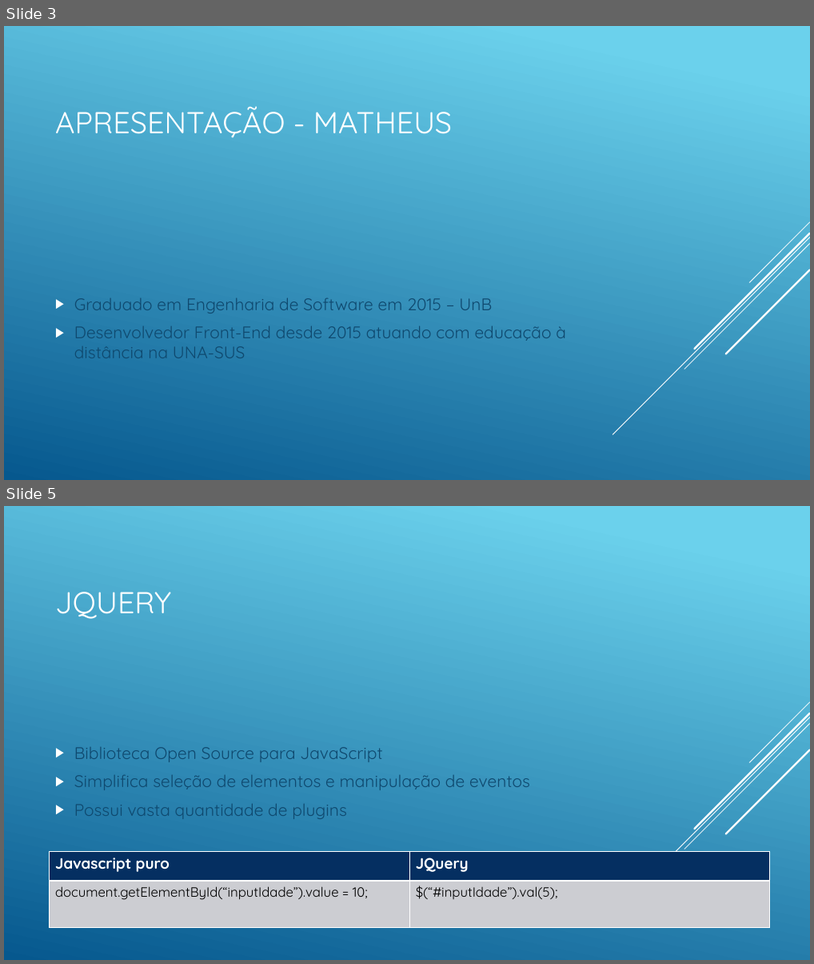
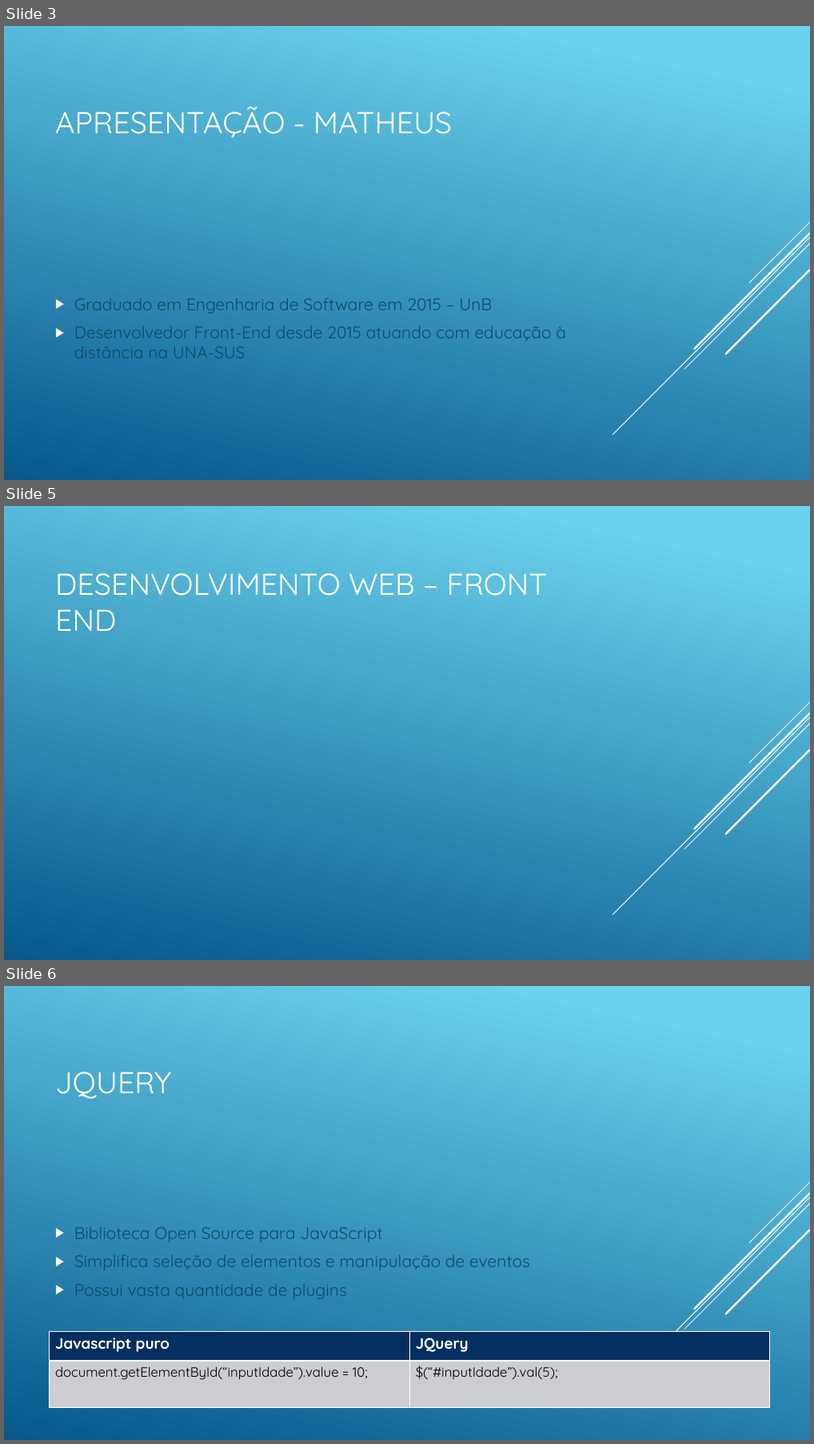
Before and after one commit to matheustristao/AulaFrontEnd, a slide deck: front-end.pptx. Shown one above the other, each under a label of ours: slides 3 and 5 before the commit, slides 3, 5 and 6 after it; the slides between them are not shown. The pictures are 814x964 and 814x1444 pixels, drawn with LibreOffice and Linux fonts; fonts in the diff are those of the drawing. Boxes give left, top, right and bottom in pixels: in the first picture for what was removed or moved away, otherwise in the second. Text is boxed around its words. In the diff, an @@ line names an element or a change of style, - is before the commit and + after.

```diff
--- a/front-end.pptx
+++ b/front-end.pptx
@@ slide 5 added at box(4, 506, 810, 960), background gradient #6ED2EB to #06588E; not listed: 5 template elements that a slide beside it also shows @@
@@ title added at box(55, 573, 548, 631), 36 pt, text #FFFFFF @@
+DESENVOLVIMENTO WEB – FRONT END
@@ what was slide 5 is now slide 6 @@
```
Also in this commit, not shown: 2 slides changed, 1 other slide added, 12 other files.
